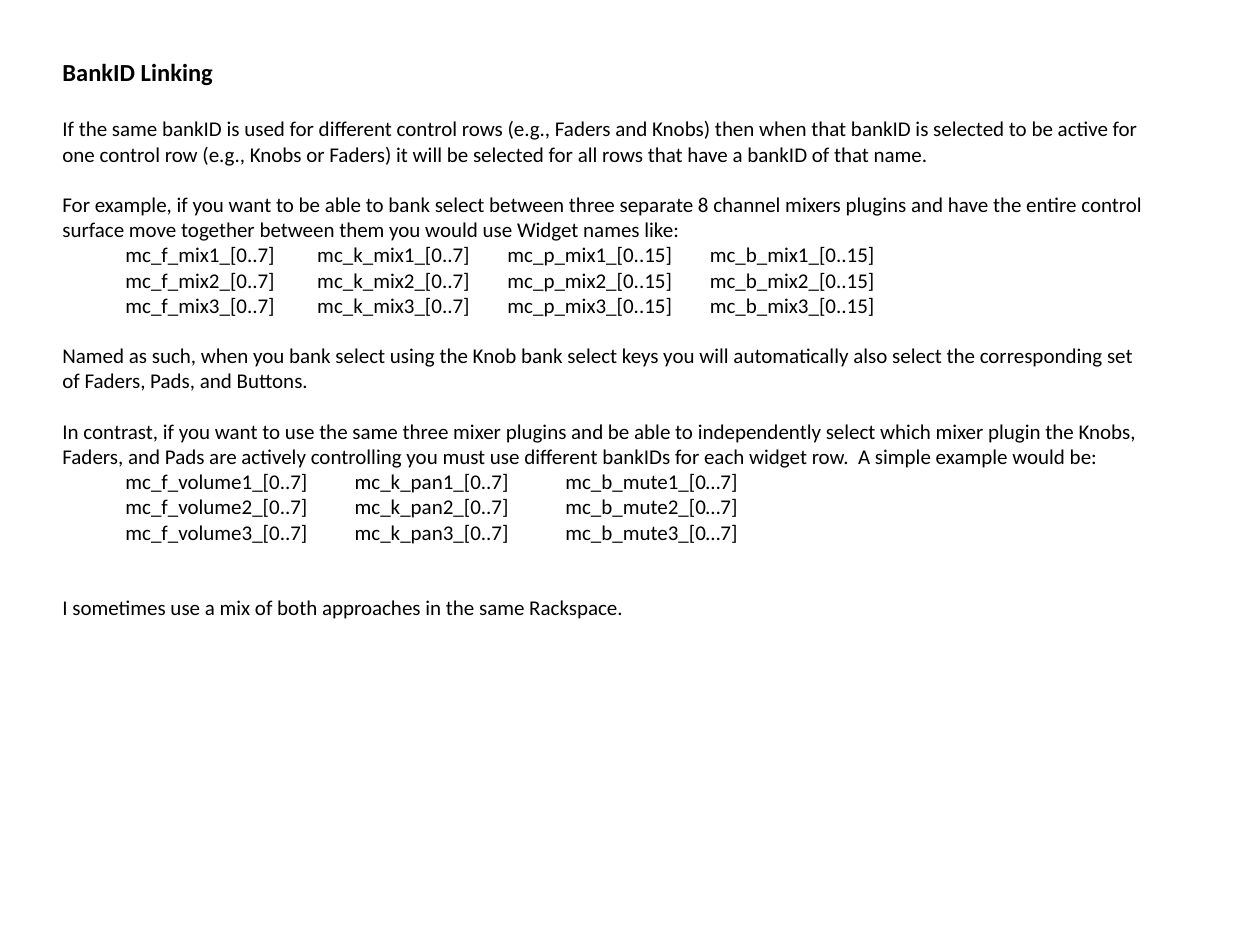
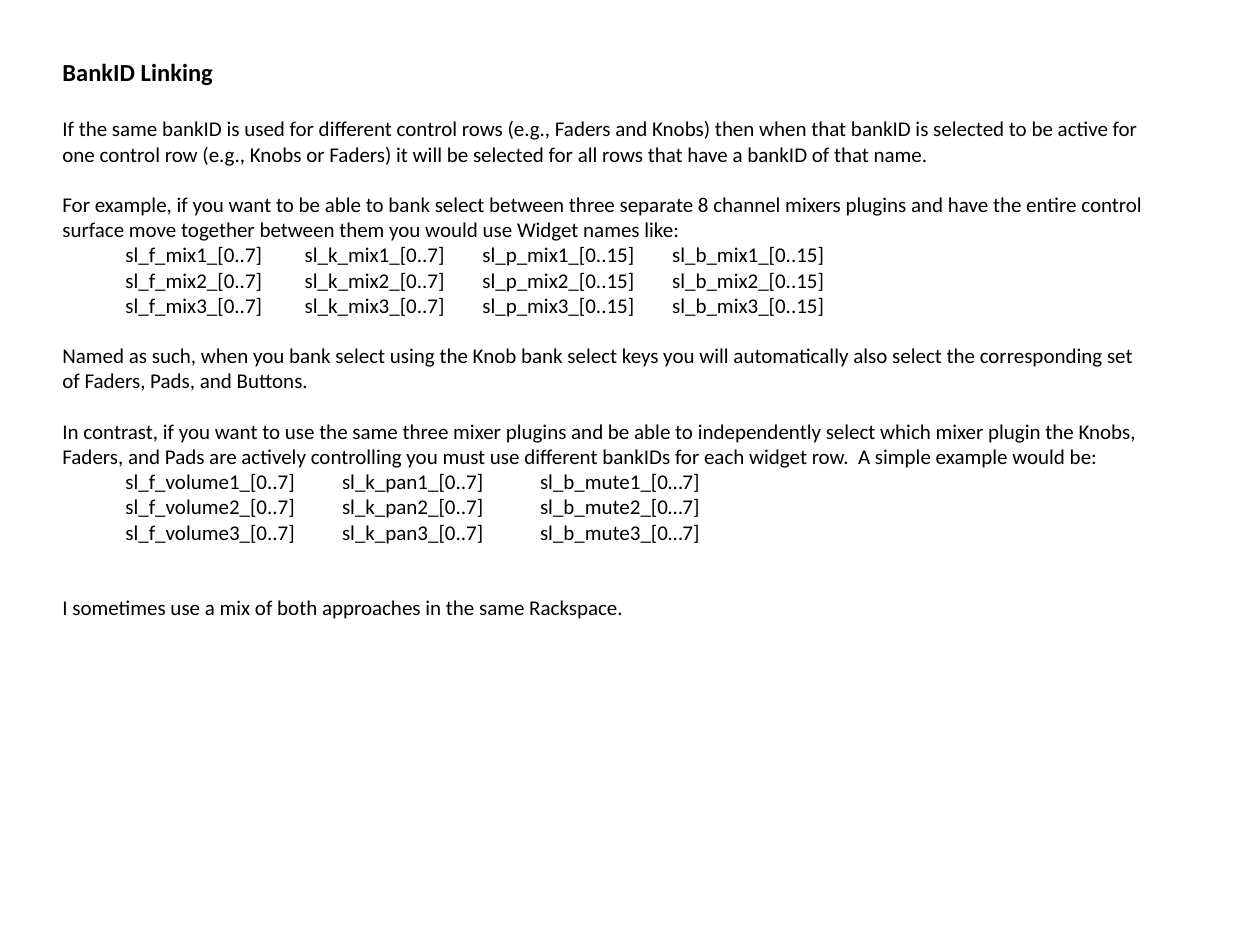
Before and after one commit to WidnerM/GP-SL-MK3, a slide deck: slide 7 of SL-MK3 Extension.pptx (slide 6 before the commit). Drawn at 1260x945 pixels with LibreOffice and Linux fonts; fonts in the diff are those of the drawing. Boxes give left, top, right and bottom in pixels: in the first picture for what was removed or moved away, otherwise in the second. Text is boxed around its words. In the diff, an @@ line names an element or a change of style, - is before the commit and + after.

```diff
--- a/SL-MK3 Extension.pptx
+++ b/SL-MK3 Extension.pptx
@@ text at [125,247,824,317]: text changed @@
-mc_f_mix1_[0..7] mc_k_mix1_[0..7] mc_p_mix1_[0..15] mc_b_mix1_[0..15]
-mc_f_mix2_[0..7] mc_k_mix2_[0..7] mc_p_mix2_[0..15] mc_b_mix2_[0..15]
-mc_f_mix3_[0..7] mc_k_mix3_[0..7] mc_p_mix3_[0..15] mc_b_mix3_[0..15]
+sl_f_mix1_[0..7] sl_k_mix1_[0..7] sl_p_mix1_[0..15] sl_b_mix1_[0..15]
+sl_f_mix2_[0..7] sl_k_mix2_[0..7] sl_p_mix2_[0..15] sl_b_mix2_[0..15]
+sl_f_mix3_[0..7] sl_k_mix3_[0..7] sl_p_mix3_[0..15] sl_b_mix3_[0..15]
@@ text at [125,474,700,544]: text changed @@
-mc_f_volume1_[0..7] mc_k_pan1_[0..7] mc_b_mute1_[0…7]
-mc_f_volume2_[0..7] mc_k_pan2_[0..7] mc_b_mute2_[0…7]
-mc_f_volume3_[0..7] mc_k_pan3_[0..7] mc_b_mute3_[0…7]
+sl_f_volume1_[0..7] sl_k_pan1_[0..7] sl_b_mute1_[0…7]
+sl_f_volume2_[0..7] sl_k_pan2_[0..7] sl_b_mute2_[0…7]
+sl_f_volume3_[0..7] sl_k_pan3_[0..7] sl_b_mute3_[0…7]
```
Also in this commit, not shown: 3 other slides changed, 1 slide added, 3 other files.
